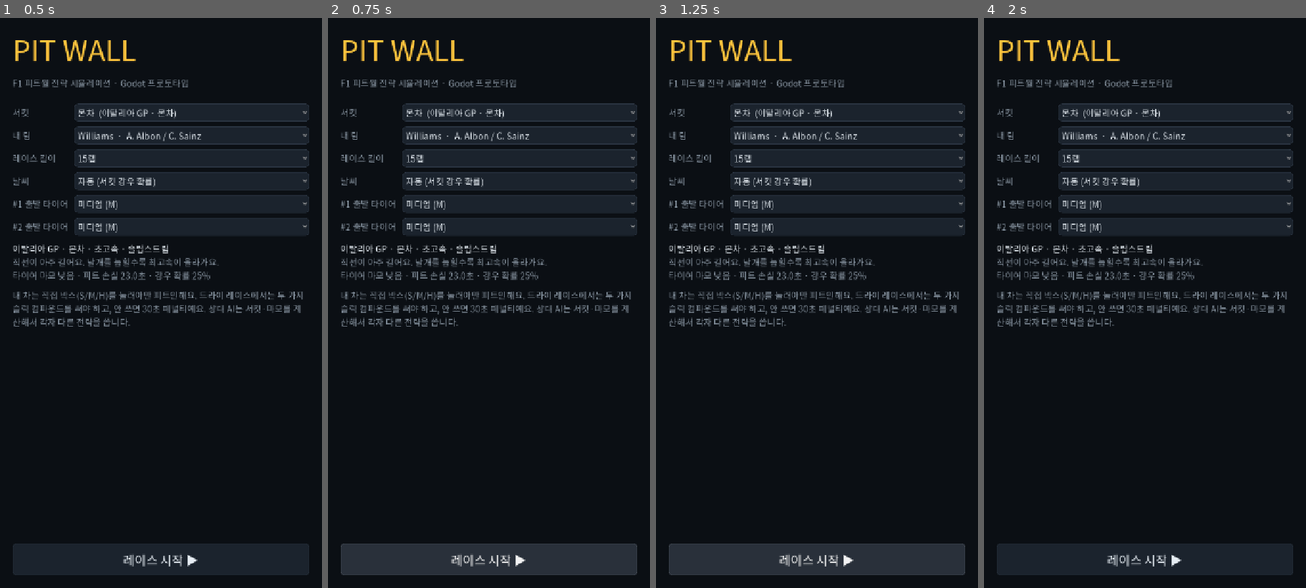
Above: before the commit, frames 1-4 (left to right).
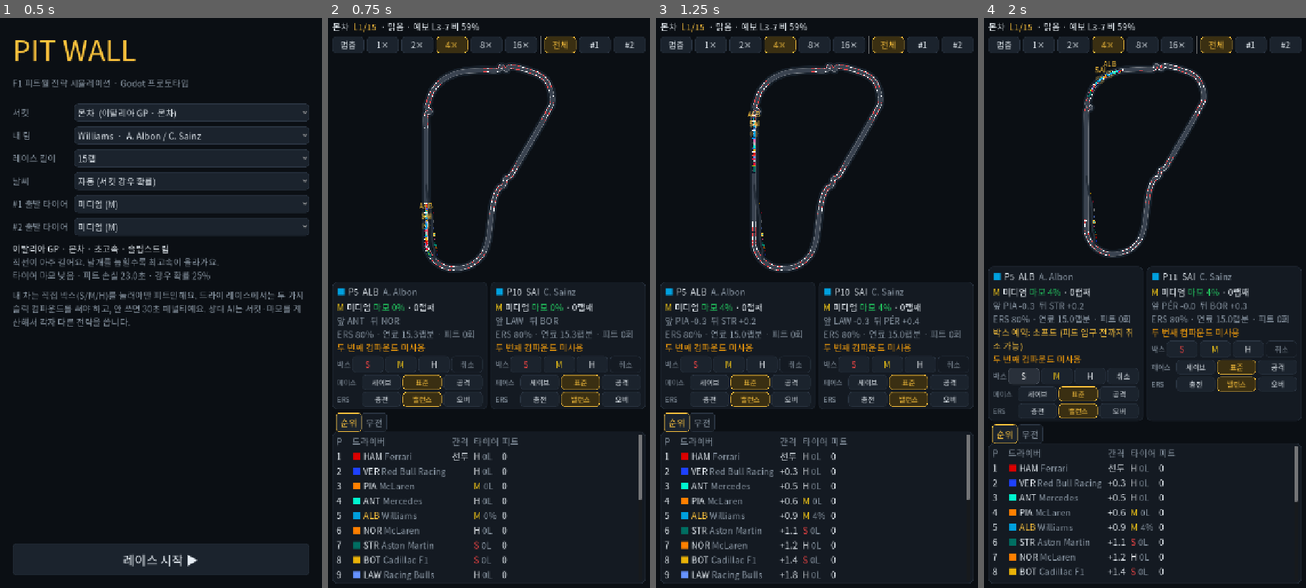
Above: after the commit, the same moments.

Repository: wio9900/pitwall-godot
Game: Godot game, scene res://scenes/main.tscn
The game is run twice, just before and just after one commit, with the same random seed, the same clock (stepped at 60 frames per second) and the same inputs.
Inputs (mouse positions are in pixels of both pictures, inside the frame that each line leads up to):
- Up to frame 1 (0.5 s): no input
- Up to frame 2 (0.75 s): click "레이스 시작 ▶" at 0.5 s
- Up to frame 3 (1.25 s): no input
- Up to frame 4 (2 s): click (1022, 365) at 1.25 s, where only the run after the commit has a clickable "S"

Frame 1 is identical in both runs. In frame 2, 31% of the frame differs, in the area x 1-99%, y 0-100%; in frame 3, 31%; in frame 4, 31%.
Error before the commit: Parse Error: Cannot use subscript operator on a base of type "null". (res://scripts/sim/race_sim.gd:747)

Commit message:
null이 될 수 있는 값을 Variant로 명시 (파서 에러 수정)
Godot 파서가 "Cannot use subscript operator on a base of type null" 로 막힘.
다음 피트 계획·AI 선택·피트 판단·선두 차·앞뒤 차처럼 값이 있거나 null일 수 있는
함수 반환값과 변수를 모두 Variant 타입으로 명시했다.

Co-Authored-By: Claude Opus 5.5 <noreply@anthropic.com>
Claude-Session: https://claude.ai/code/session_019bD6BWrUpiqUh4eLT6d4ue

Diff:
--- a/scripts/data/game_db.gd
+++ b/scripts/data/game_db.gd
@@ -35,7 +35,7 @@
 	return data
 
 
-static func track(key: String):
+static func track(key: String) -> Variant:
 	if not _tracks.has(key):
 		var tr = TrackS.new()
 		tr.build(key, circuits[key])
--- a/scripts/sim/car.gd
+++ b/scripts/sim/car.gd
@@ -65,7 +65,7 @@
 # 피트
 var pits := 0
 var pit_req := ""       # 플레이어 박스 지시 (원하는 컴파운드), "" = 없음
-var boxing = null       # 피트 진입 확정: {comp, tyres}
+var boxing: Variant = null       # 피트 진입 확정: {comp, tyres}
 var pit_phase := 0
 var pit_total := 0.0
 var pit_lap := false
--- a/scripts/sim/race_sim.gd
+++ b/scripts/sim/race_sim.gd
@@ -35,7 +35,7 @@
 const STRAT_KO := {"aggressive": "공격형", "balanced": "균형형", "conservative": "보수형", "reactive": "반응형"}
 
 var rng := RandomNumberGenerator.new()
-var T            # 트랙 (track.gd)
+var T: Variant            # 트랙 (track.gd)
 var CIRC: Dictionary = {}
 var circ_key := ""
 var laps := 15
@@ -47,8 +47,8 @@
 var clock := 0.0
 var wet := 0.0
 var track_evo := 0.15
-var rain = null # {start, end, level}
-var fc = null   # 예보 {lo, hi, p}
+var rain: Variant = null # {start, end, level}
+var fc: Variant = null   # 예보 {lo, hi, p}
 var sc := false
 var sc_kind := ""
 var sc_end_lap := 0
@@ -291,7 +291,7 @@
 	return float(CIRC["base"]) * car_factor(c)
 
 
-func next_stop(c):
+func next_stop(c) -> Variant:
 	var stops: Array = c.plan["stops"]
 	if c.stops_done < stops.size():
 		return stops[c.stops_done]
@@ -449,7 +449,7 @@
 	var n = int(round(uni(3, 4))) if kind == "SC" else 2
 	sc_end_lap = leader_lap + n
 	if kind == "SC":
-		var lead = leader_car()
+		var lead: Variant = leader_car()
 		sc_dist = (car_dist(lead) + T.L * 0.035) if lead != null else 0.0
 		event("세이프티카 출동! 대열이 압축됩니다 (%d랩 종료 예정)" % sc_end_lap, "sc")
 	else:
@@ -562,7 +562,7 @@
 			if cnt["S"] > sets["S"] or cnt["M"] > sets["M"] or cnt["H"] > sets["H"]:
 				continue
 			var best_cost = INF
-			var best_cut = null
+			var best_cut: Variant = null
 			for cu in cuts:
 				var t = ns * pit_cost
 				var prev = 0
@@ -580,7 +580,7 @@
 	return out
 
 
-func ai_choose(c, cands: Array, is_start: bool):
+func ai_choose(c, cands: Array, is_start: bool) -> Variant:
 	if cands.is_empty():
 		return null
 	var st: String = c.strat_style
@@ -592,7 +592,7 @@
 	var back: bool = is_start and c.grid >= 12
 	var front: bool = is_start and c.grid <= 3
 	var main_start: String = cands[0]["seq"][0]
-	var pick = null
+	var pick: Variant = null
 	var pv = INF
 	for x in cands:
 		if x["cost"] > best + tol:
@@ -623,7 +623,7 @@
 	c.strat_style = team_style(c.team)
 	c.est_err = clampf(1.0 + gauss((1.0 - c.strategy) * 0.45), 0.7, 1.35)
 	var cands = ai_optimize(laps, fixed_start, c.wear, ai_rates(c, 1.0), pit_loss() + 3.0, {}, {"S": 1, "M": 2, "H": 1}, 3 if laps >= 12 else 2)
-	var pk = ai_choose(c, cands, true)
+	var pk: Variant = ai_choose(c, cands, true)
 	if pk == null:
 		return
 	var stops = []
@@ -654,7 +654,7 @@
 	if left < 2:
 		return
 	var cands = ai_optimize(left, c.comp, c.wear, ai_rates(c, scale), pit_loss() + 3.0, c.used, c.ai_sets, 2)
-	var pk = ai_choose(c, cands, false)
+	var pk: Variant = ai_choose(c, cands, false)
 	if pk == null:
 		return
 	var base: int = c.lap
@@ -699,7 +699,7 @@
 
 
 ## 피트 판단: 마지막 섹터에 들어설 때(피트 입구 전) 호출. 플레이어 차는 박스 지시가 있을 때만 들어온다.
-func pit_decision(c):
+func pit_decision(c) -> Variant:
 	var cur: int = c.lap + 1
 	var left: int = laps - cur
 	var want = ideal_tyre(wet)
@@ -709,14 +709,14 @@
 		var comp: String = c.pit_req
 		c.pit_req = ""
 		c.crew_out = true
-		var ns0 = next_stop(c)
+		var ns0: Variant = next_stop(c)
 		if ns0 != null:
 			c.stops_done += 1
 		return {"comp": comp, "tyres": true}
 	if c.mine:
 		return null
 	ai_replan(c)
-	var ns = next_stop(c)
+	var ns: Variant = next_stop(c)
 	var have = kind_of(c.comp)
 	if want != have:
 		var nw = ("M" if left > 8 else "S") if want == "slick" else want
@@ -734,8 +734,8 @@
 				ord.append(o)
 		var idx = ord.find(c)
 		var k: int = c.cross.size() - 1
-		var behind = ord[idx + 1] if idx + 1 < ord.size() else null
-		var ahead = ord[idx - 1] if idx >= 1 else null
+		var behind: Variant = ord[idx + 1] if idx + 1 < ord.size() else null
+		var ahead: Variant = ord[idx - 1] if idx >= 1 else null
 		var gap_b = 99.0
 		var gap_a = 99.0
 		if behind != null and k >= 0 and behind.cross.size() > k:
@@ -823,7 +823,7 @@
 		if c.crew_cooldown > 0:
 			c.crew_cooldown -= 1
 		if not c.mine and c.boxing == null:
-			var ns = next_stop(c)
+			var ns: Variant = next_stop(c)
 			c.crew_out = (ns != null and c.lap + 1 == ns["lap"]) or c.wear > 0.78
 		c.pit_lap = false
 		c.lap_start_t = t
@@ -854,7 +854,7 @@
 		c.sec += 1
 		c.pit_phase = 0
 		if c.sec == NS - 1 and c.boxing == null:
-			var d = pit_decision(c)
+			var d: Variant = pit_decision(c)
 			if d != null:
 				c.boxing = d
 				c.pit_total = pit_loss() + gauss(0.6)
@@ -884,7 +884,7 @@
 
 
 func _same_class_ahead(c, k: int, t: float) -> Array:
-	var ahead = null
+	var ahead: Variant = null
 	var ahead_t = -INF
 	for o in cars:
 		if o == c or o.dnf != "":
@@ -907,7 +907,7 @@
 	var r0 = _same_class_ahead(c, k, t)
 	var ahead = r0[0]
 	var ahead_t: float = r0[1]
-	var behind_gap = null
+	var behind_gap: Variant = null
 	if k > 0:
 		for o in cars:
 			if o == c or o.dnf != "" or o.cross.size() <= k - 1:
@@ -915,14 +915,14 @@
 			var g: float = o.cross[k - 1] - c.cross[k - 1]
 			if g > 0 and (behind_gap == null or g < behind_gap):
 				behind_gap = g
-	var gap = (t - ahead_t) if ahead != null else null
+	var gap: Variant = (t - ahead_t) if ahead != null else null
 	ai_control(c, gap, behind_gap)
 	c.drs = false
 	var dur = 0.0
 	var pitting = is_pitting(c)
 	if sc:
 		var sh: float = T.share[c.sec]
-		var car_in_front = null
+		var car_in_front: Variant = null
 		var best_cross = -INF
 		var best_next = -INF
 		for o in cars:
@@ -1008,7 +1008,7 @@
 	c.sec_end = t + dur
 
 
-func leader_car():
+func leader_car() -> Variant:
 	for c in order():
 		if c.is_running() and c.started and c.pit_phase == 0 and not (c.boxing != null and c.sec == NS - 1):
 			return c
@@ -1112,7 +1112,7 @@
 		return
 	var target = clock + dt
 	for _guard in 2000:
-		var next = null
+		var next: Variant = null
 		var nt = INF
 		for c in cars:
 			if not c.is_running():
@@ -1143,7 +1143,7 @@
 			c.sec_end = clock + d
 	# 세이프티카 위치: 항상 선두차 바로 앞에서 대열을 이끈다
 	if sc and sc_kind == "SC" and sc_dist >= 0.0:
-		var lead = leader_car()
+		var lead: Variant = leader_car()
 		var v_sc: float = T.L / (float(CIRC["base"]) * 1.56)
 		if lead != null:
 			var target_d: float = car_dist(lead) + T.L * 0.022
--- a/scripts/ui/main.gd
+++ b/scripts/ui/main.gd
@@ -17,7 +17,7 @@
 const BAD := Color("#ef4444")
 const SPEEDS := [0, 1, 2, 4, 8, 16]
 
-var sim = null
+var sim: Variant = null
 var speed_x := 4
 var ui_timer := 0.0
 var last_settings := {}
@@ -362,7 +362,7 @@
 	_press_only(cam_btns, slot + 1)
 
 
-func _my(slot: int):
+func _my(slot: int) -> Variant:
 	if sim == null:
 		return null
 	var mc: Array = sim.my_cars()
@@ -370,27 +370,27 @@
 
 
 func _on_box(comp: String, slot: int) -> void:
-	var c = _my(slot)
+	var c: Variant = _my(slot)
 	if c != null:
 		sim.request_pit(c, comp)
 		_refresh_ui()
 
 
 func _on_cancel(slot: int) -> void:
-	var c = _my(slot)
+	var c: Variant = _my(slot)
 	if c != null:
 		sim.cancel_pit(c)
 		_refresh_ui()
 
 
 func _on_pace(p: String, slot: int) -> void:
-	var c = _my(slot)
+	var c: Variant = _my(slot)
 	if c != null:
 		sim.set_pace(c, p)
 
 
 func _on_ers(m: String, slot: int) -> void:
-	var c = _my(slot)
+	var c: Variant = _my(slot)
 	if c != null:
 		sim.set_ers(c, m)
 
@@ -453,8 +453,8 @@
 		else:
 			var wear_col = "#22c55e" if c.wear < 0.45 else ("#facc15" if c.wear < 0.65 else "#ef4444")
 			st = "%s %s [color=%s]마모 %d%%[/color] · %d랩째" % [_tyre_bb(c.comp), RaceSimS.TYRE_KO[c.comp], wear_col, int(round(c.wear * 100)), c.stint_laps]
-			var ahead = ord[pos - 2] if pos >= 2 else null
-			var behind = ord[pos] if pos < ord.size() else null
+			var ahead: Variant = ord[pos - 2] if pos >= 2 else null
+			var behind: Variant = ord[pos] if pos < ord.size() else null
 			var gtxt = ""
 			if ahead != null and ahead.dnf == "":
 				gtxt += "앞 %s %s" % [ahead.code, sim.gap_to(c, ahead).replace("+", "-")]
--- a/scripts/ui/race_view.gd
+++ b/scripts/ui/race_view.gd
@@ -14,7 +14,7 @@
 const DRS_COL := Color(0.25, 0.85, 0.45, 0.35)
 const TRACK_W := 11.0 # 트랙 폭 (트랙 좌표 단위)
 
-var sim = null
+var sim: Variant = null
 var follow_slot := -1   # -1 = 전체 화면, 0/1 = 내 차 추적
 var _cam_center := Vector2.ZERO
 var _cam_zoom := 1.0
